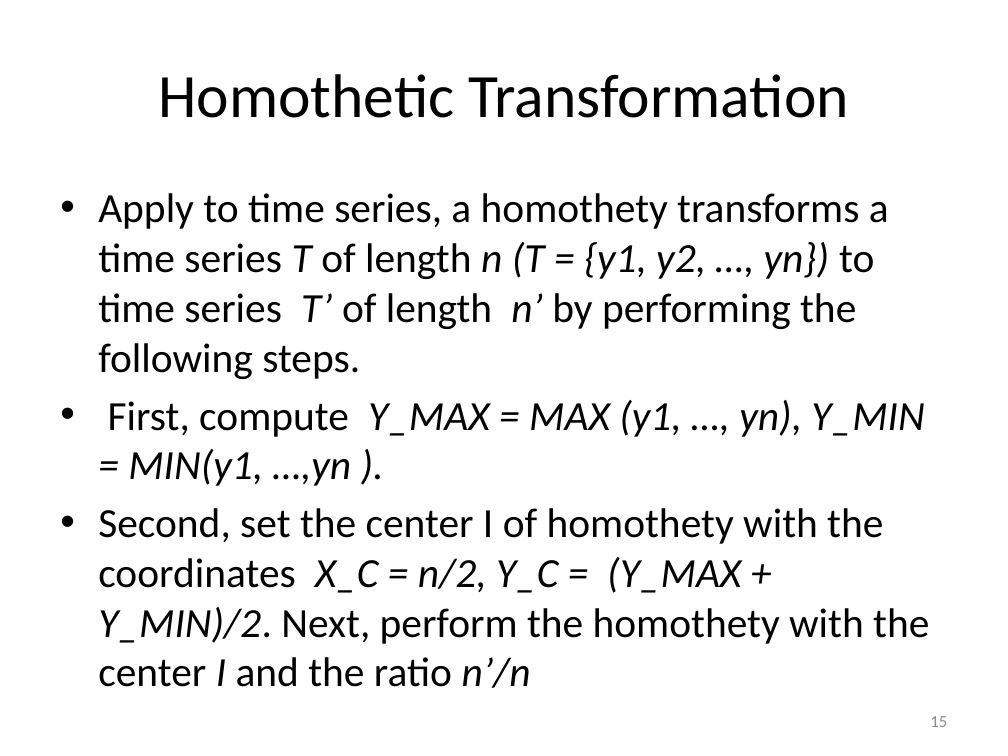
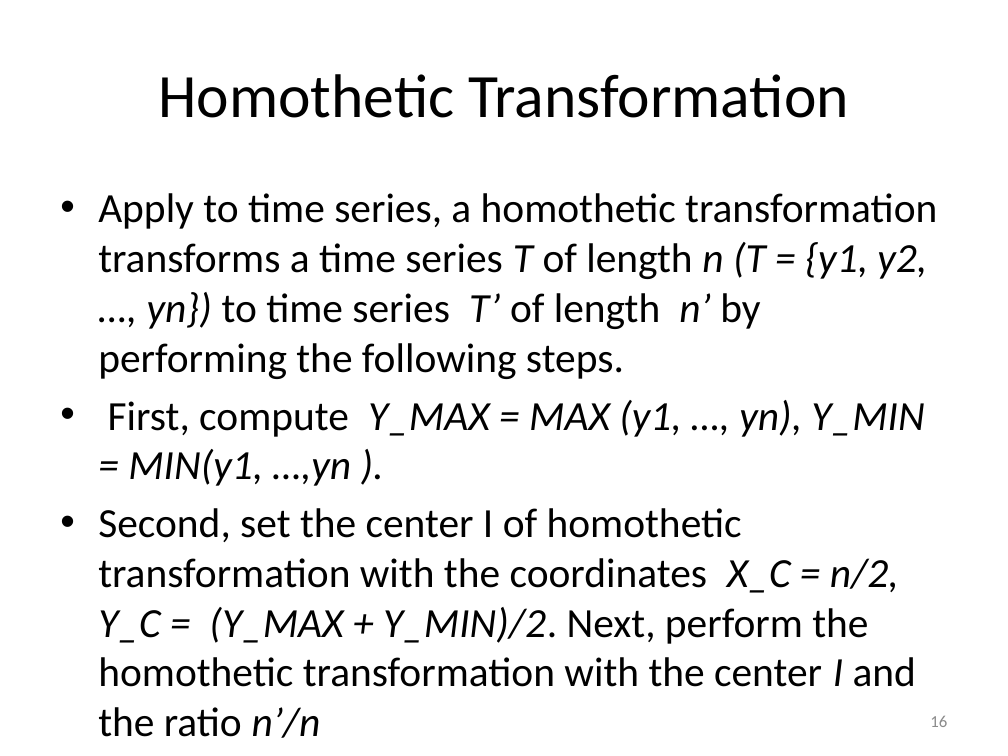
Before and after one commit to vyngo/caohoc-project-name, a slide deck: slide 16 of Report/pre.pptx (slide 15 before the commit). Drawn at 1008x756 pixels with LibreOffice and Linux fonts; fonts in the diff are those of the drawing. Boxes give left, top, right and bottom in pixels: in the first picture for what was removed or moved away, otherwise in the second. Text is boxed around its words. In the diff, an @@ line names an element or a change of style, - is before the commit and + after.

```diff
--- a/Report/pre.pptx
+++ b/Report/pre.pptx
@@ text at [98, 193, 937, 379]: text changed @@
-• Apply to time series, a homothety transforms a time series T of length n (T = {y1, y2, …, yn}) to time series T’ of length n’ by performing the following steps.
+• Apply to time series, a homothetic transformation transforms a time series T of length n (T = {y1, y2, …, yn}) to time series T’ of length n’ by performing the following steps.
@@ text at [98, 508, 916, 687]: text changed @@
-• Second, set the center I of homothety with the coordinates X_C = n/2, Y_C = (Y_MAX + Y_MIN)/2. Next, perform the homothety with the center I and the ratio n’/n
+• Second, set the center I of homothetic transformation with the coordinates X_C = n/2, Y_C = (Y_MAX + Y_MIN)/2. Next, perform the homothetic transformation with the center I and the ratio n’/n
@@ page number at [930, 716, 947, 727]: text changed @@
-15
+16
```
Also in this commit, not shown: 15 other slides changed.
